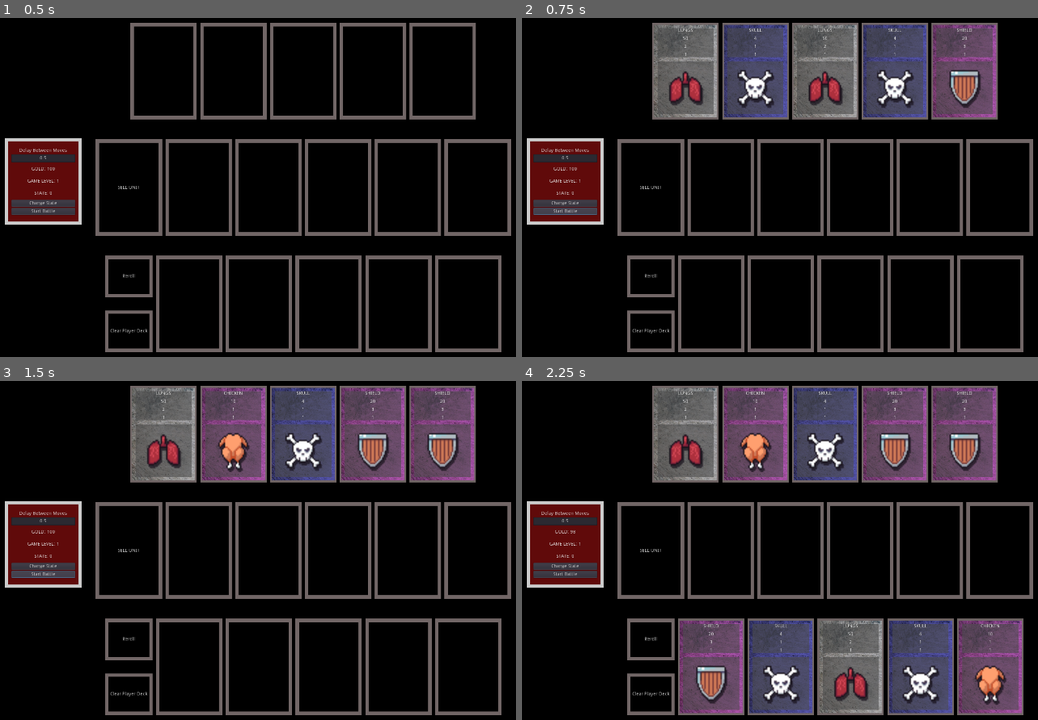
Above: before the commit, frames 1-4 (two rows, left to right).
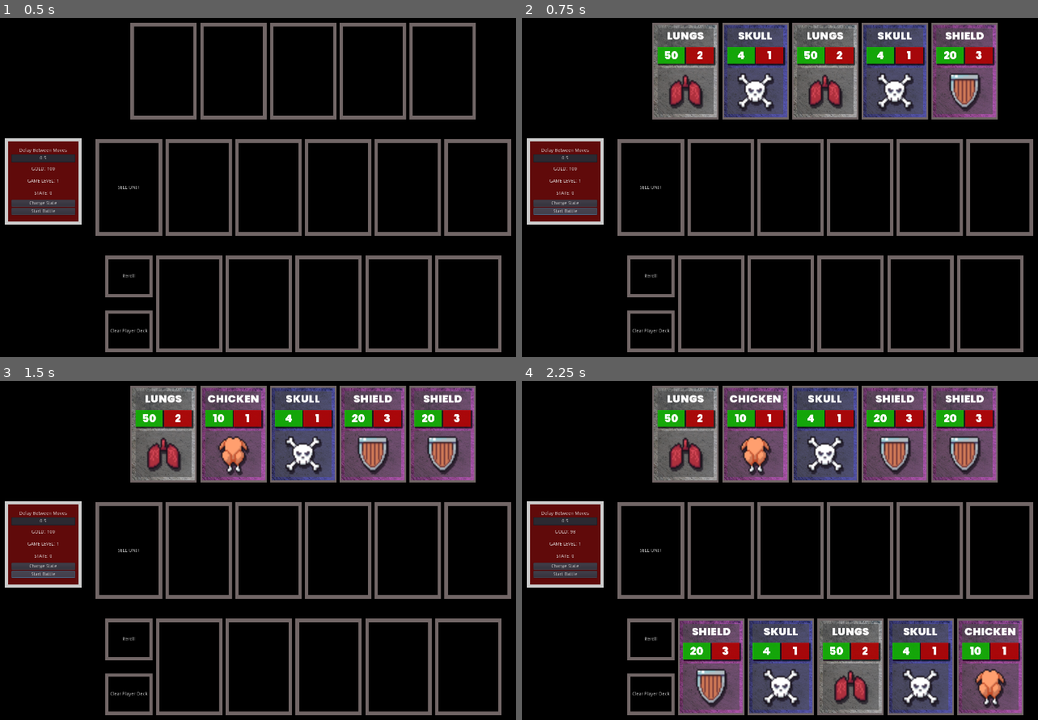
Above: after the commit, the same moments.

Repository: RM35/steel-chalk-asset
Game: Godot game, scene res://main.tscn
Two runs of this game, one before a commit and one after it. Both use one fixed random seed, a clock stepped at 60 frames per second and the inputs below.
Inputs:
- Up to frame 1 (0.5 s): no input
- Up to frame 2 (0.75 s): click "Start Battle" at 0.5 s
- Up to frame 3 (1.5 s): click "Start Battle" at 1.25 s
- Up to frame 4 (2.25 s): click "Reroll" at 2 s

Frame 1 is identical in both runs. In frame 2, 6.0% of the frame differs, in the area x 26-92%, y 3-28%; in frame 3, 6.1%; in frame 4, 12%, in the area x 26-97%, y 3-97%.

Commit message:
update card UI [ci skip]

Diff:
--- /dev/null
+++ b/unit/att_stylebox.tres
@@ -0,0 +1,7 @@
+[gd_resource type="StyleBoxFlat" format=2]
+
+[resource]
+bg_color = Color( 1, 0, 0, 0.623529 )
+shadow_color = Color( 0, 0, 0, 0.72549 )
+shadow_size = 4
+shadow_offset = Vector2( 3, 3 )
--- /dev/null
+++ b/unit/hp_stylebox.tres
@@ -0,0 +1,7 @@
+[gd_resource type="StyleBoxFlat" format=2]
+
+[resource]
+bg_color = Color( 0.0823529, 1, 0, 0.623529 )
+shadow_color = Color( 0, 0, 0, 0.72549 )
+shadow_size = 4
+shadow_offset = Vector2( 3, 3 )
--- a/unit/unit.gd
+++ b/unit/unit.gd
@@ -39,13 +39,13 @@
 		self.modulate.a = 0.1
 	else:
 		self.modulate.a = 1
+	update_card()
 
 func update_card():
 	$MC/VB/C/C/Sprite.region_rect = sprite_region_rect
 	$MC/VB/MC2/C2/VB2/Name.text = unit_name
-	$MC/VB/MC2/C2/VB2/Health.text = str(health)
-	$MC/VB/MC2/C2/VB2/Attack.text = str(attack)
-	$MC/VB/MC2/C2/VB2/Level.text = str(level)
+	$MC/VB/MC2/C2/VB2/HBoxContainer/Panel/Health.text = str(battle_health)
+	$MC/VB/MC2/C2/VB2/HBoxContainer/Panel2/Attack.text = str(attack)
 	match rarity:
 		1:
 			self_modulate = Color(0.5, 0.5, 1.0)
--- a/unit/unit.tscn
+++ b/unit/unit.tscn
@@ -6,9 +6,25 @@
 [ext_resource path="res://unit/sounds/Minimalist4.mp3" type="AudioStream" id=4]
 [ext_resource path="res://unit/sounds/Minimalist2.mp3" type="AudioStream" id=5]
 [ext_resource path="res://unit/sounds/abs-confirm-combine.mp3" type="AudioStream" id=6]
+[ext_resource path="res://unit/textures/Poppins-Black.ttf" type="DynamicFontData" id=7]
+[ext_resource path="res://unit/att_stylebox.tres" type="StyleBox" id=8]
+[ext_resource path="res://unit/hp_stylebox.tres" type="StyleBox" id=9]
 
 [sub_resource type="StyleBoxFlat" id=1]
 bg_color = Color( 0.301961, 0.301961, 0.301961, 0.611765 )
+
+[sub_resource type="DynamicFont" id=2]
+size = 32
+use_filter = true
+font_data = ExtResource( 7 )
+
+[sub_resource type="DynamicFont" id=3]
+size = 32
+font_data = ExtResource( 7 )
+
+[sub_resource type="DynamicFont" id=4]
+size = 32
+font_data = ExtResource( 7 )
 
 [node name="Unit" type="TextureRect"]
 margin_right = 187.0
@@ -38,58 +54,76 @@
 
 [node name="MC2" type="MarginContainer" parent="MC/VB"]
 margin_right = 167.0
-margin_bottom = 96.0
+margin_bottom = 116.0
 mouse_filter = 1
 custom_constants/margin_bottom = 10
 
 [node name="C2" type="PanelContainer" parent="MC/VB/MC2"]
 margin_right = 167.0
-margin_bottom = 86.0
+margin_bottom = 106.0
 mouse_filter = 1
 custom_styles/panel = SubResource( 1 )
 
 [node name="VB2" type="VBoxContainer" parent="MC/VB/MC2/C2"]
 margin_right = 167.0
-margin_bottom = 86.0
+margin_bottom = 106.0
 custom_constants/separation = 10
 
 [node name="Name" type="Label" parent="MC/VB/MC2/C2/VB2"]
 margin_right = 167.0
-margin_bottom = 14.0
+margin_bottom = 46.0
 mouse_filter = 1
+custom_fonts/font = SubResource( 2 )
 text = "NAME: "
 align = 1
 valign = 1
 
-[node name="Health" type="Label" parent="MC/VB/MC2/C2/VB2"]
-margin_top = 24.0
+[node name="HBoxContainer" type="HBoxContainer" parent="MC/VB/MC2/C2/VB2"]
+margin_top = 56.0
 margin_right = 167.0
-margin_bottom = 38.0
+margin_bottom = 106.0
+
+[node name="Panel" type="Panel" parent="MC/VB/MC2/C2/VB2/HBoxContainer"]
+margin_right = 81.0
+margin_bottom = 50.0
+rect_min_size = Vector2( 0, 50 )
 mouse_filter = 1
-text = "HEALTH:"
+size_flags_horizontal = 3
+custom_styles/panel = ExtResource( 9 )
+
+[node name="Health" type="Label" parent="MC/VB/MC2/C2/VB2/HBoxContainer/Panel"]
+anchor_right = 1.0
+anchor_bottom = 1.0
+rect_min_size = Vector2( 0, 50 )
+mouse_filter = 1
+size_flags_horizontal = 3
+custom_fonts/font = SubResource( 3 )
+text = "HP"
 align = 1
 valign = 1
 
-[node name="Attack" type="Label" parent="MC/VB/MC2/C2/VB2"]
-margin_top = 48.0
+[node name="Panel2" type="Panel" parent="MC/VB/MC2/C2/VB2/HBoxContainer"]
+margin_left = 85.0
 margin_right = 167.0
-margin_bottom = 62.0
+margin_bottom = 50.0
+rect_min_size = Vector2( 0, 50 )
 mouse_filter = 1
-text = "ATTACK:"
-align = 1
-valign = 1
+size_flags_horizontal = 3
+custom_styles/panel = ExtResource( 8 )
 
-[node name="Level" type="Label" parent="MC/VB/MC2/C2/VB2"]
-margin_top = 72.0
-margin_right = 167.0
-margin_bottom = 86.0
+[node name="Attack" type="Label" parent="MC/VB/MC2/C2/VB2/HBoxContainer/Panel2"]
+anchor_right = 1.0
+anchor_bottom = 1.0
+rect_min_size = Vector2( 0, 50 )
 mouse_filter = 1
-text = "LEVEL:"
+size_flags_horizontal = 3
+custom_fonts/font = SubResource( 4 )
+text = "ATT"
 align = 1
 valign = 1
 
 [node name="C" type="PanelContainer" parent="MC/VB"]
-margin_top = 98.0
+margin_top = 118.0
 margin_right = 167.0
 margin_bottom = 256.0
 mouse_filter = 1
@@ -98,9 +132,9 @@
 
 [node name="C" type="Control" parent="MC/VB/C"]
 margin_left = 83.0
-margin_top = 79.0
+margin_top = 69.0
 margin_right = 83.0
-margin_bottom = 79.0
+margin_bottom = 69.0
 mouse_filter = 1
 size_flags_horizontal = 4
 size_flags_vertical = 4
Binary file added: unit/textures/Poppins-Black.ttf
Not shown: 1 places in unit/unit.tscn that only renumber resources
